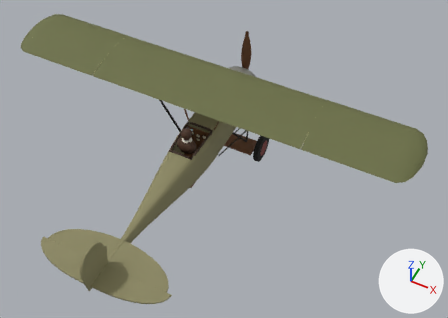
The glTF model public/models/fokker_dviii.glb as it was, and as the next commit left it.
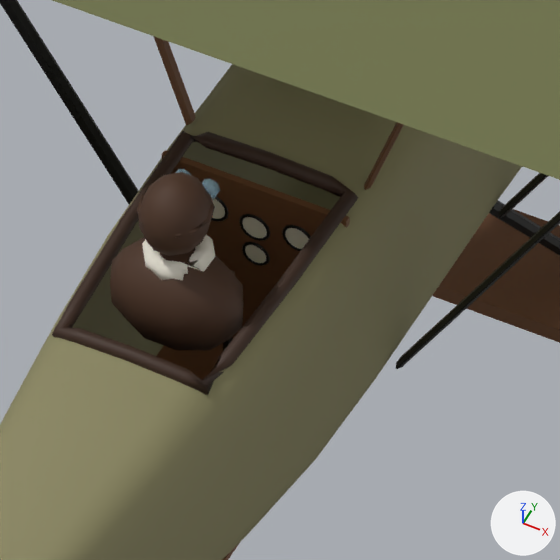
Each version is shown whole from a 50 mm lens placed at (4.29, -8.17, 9.13), pointed at (0.68, -0.96, 0.12), then close up on the part from 36% to 54% of the width and 32% to 58% of the height. Arrows for +X, +Y and +Z are at lower right; the lights stay in place. The older version's two pictures come first. Where no turn or scale is listed for an object, it has been applied to the vertices. Vertices at exactly the same position are counted once.

Objects in the first close-up: 'Coaming', 'CockpitInterior', 'Fuselage', 'Gauge_Alt', 'Gauge_Compass', 'Gauge_RPM', 'Gauge_Speed', 'Pilot_Figure', 'Struts', 'Undercarriage', 'Wing_Main_L', 'Wing_Main_R' and 4 more.
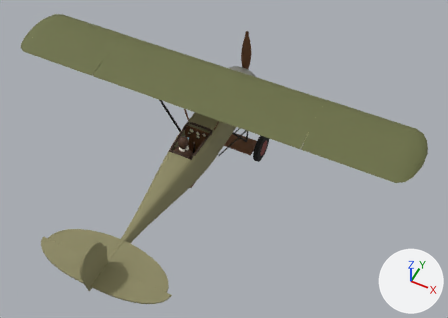
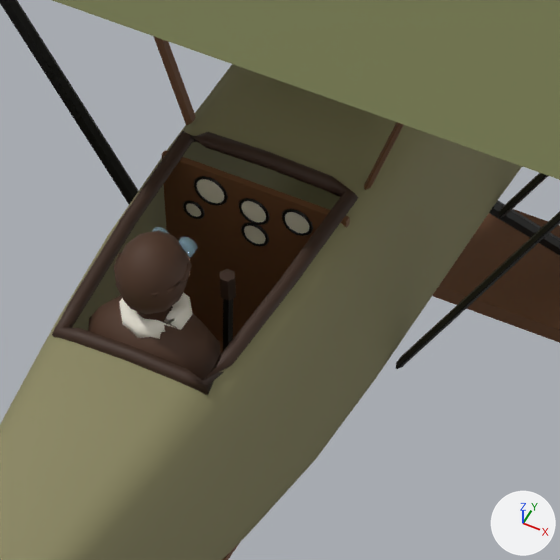
Pixel boxes [x1, y1, x2, y2] of what changed, in the close-ups (560 x 560 px):
'Pilot_Figure', moved: before [110, 169, 244, 351]; after [88, 227, 221, 380]
'Gauge_Alt', moved: before [242, 217, 267, 238]; after [242, 201, 266, 222]
'Gauge_Speed', moved: before [285, 228, 309, 249]; after [285, 212, 309, 233]
'Gauge_RPM', moved: before [212, 198, 225, 219]; after [197, 179, 224, 203]
'Gauge_Compass', moved: before [245, 245, 266, 263]; after [244, 226, 266, 244]

The change in detail:
me_pilot_figure is used by ob_pilot_figure; location (0.0, 0.0, 0.0).
me_pilot_figure had 304 vertices, 588 faces and spanned x -0.205..0.205, y -1.32..-1.04, z 0.227..0.817.
me_pilot_figure now has 304 vertices, 588 faces and spans x -0.205..0.205, y -1.46..-1.18, z 0.127..0.717.
me_pilot_figure part 1: the whole mesh is moved by (0.0, -0.14, -0.1).
Object 'Gauge_Alt' (ob_gauge_alt) moves from (0.0, -0.743, 0.247) to (0.0, -0.743, 0.312).
Object 'Gauge_Compass' (ob_gauge_compass) moves from (0.0, -0.743, 0.137) to (0.0, -0.743, 0.217).
Object 'Gauge_RPM' (ob_gauge_rpm) moves from (-0.14, -0.743, 0.267) to (-0.14, -0.743, 0.332).
Object 'Gauge_Speed' (ob_gauge_speed) moves from (0.14, -0.743, 0.267) to (0.14, -0.743, 0.332).
